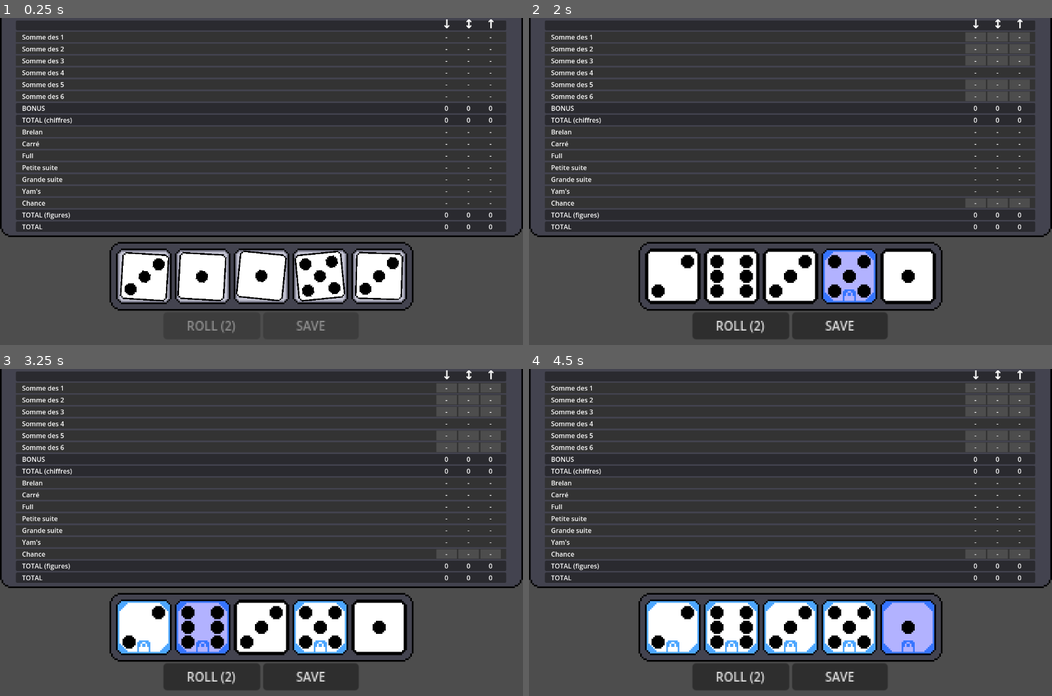
Above: before the commit, frames 1-4 (two rows, left to right).
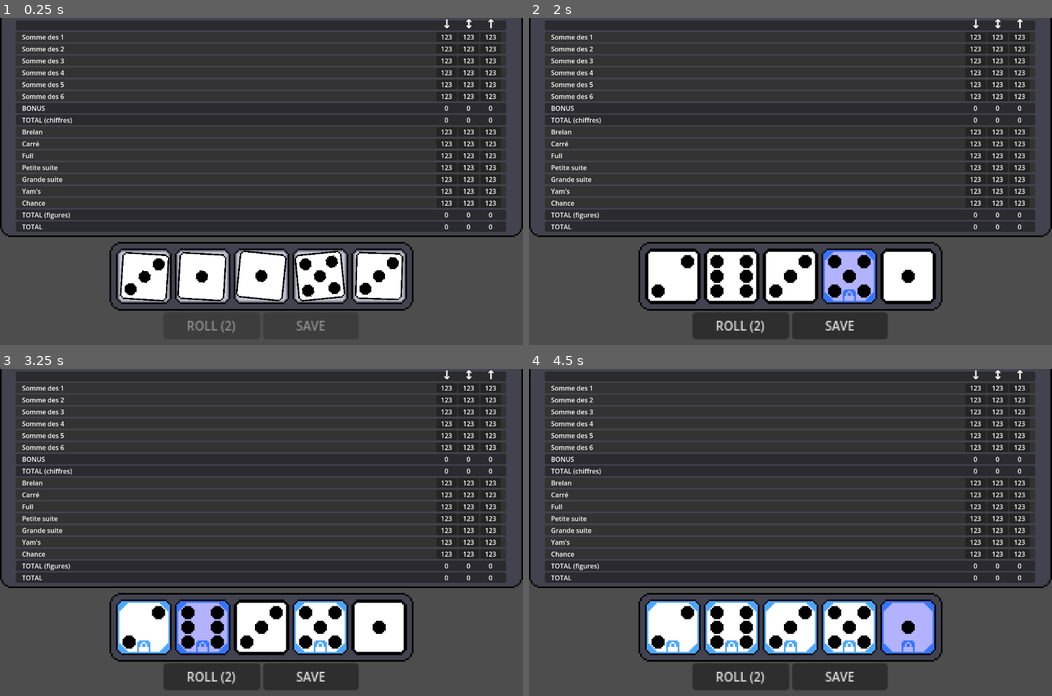
Above: after the commit, the same moments.

Repository: MicCode/yamsatro
Game: Godot game, scene res://main/main.tscn
Two runs of this game, one before a commit and one after it. Both use one fixed random seed, a clock stepped at 60 frames per second and the inputs below.
Inputs (mouse positions are in pixels of both pictures, inside the frame that each line leads up to):
- Up to frame 1 (0.25 s): no input
- Up to frame 2 (2 s): move the mouse to (973, 37) at 0.52 s; click (973, 37) at 0.67 s; click (848, 276) at 1.25 s
- Up to frame 3 (3.25 s): click (146, 627) at 2 s; click (203, 627) at 2.75 s
- Up to frame 4 (4.5 s): click (790, 627) at 3.5 s; click (905, 627) at 4.25 s

The runs differ from the first frame. In frame 1, 0.6% of the frame differs, in the area x 84-95%, y 5-58%; in frame 2, 2.2%, in the area x 83-96%, y 4-58%; in frame 3, 2.2%; in frame 4, 2.2%.
Error after the commit: Parse Error: Used space character for indentation instead of tab as used before in the file. (res://score_cell.gd:41)

Commit message:
fix score cell state transitions

Diff:
--- a/score_cell.gd
+++ b/score_cell.gd
@@ -39,17 +39,17 @@
 	update_state()
 
 func update_state():
-	if is_hovered:
-		if is_selectable:
-			state = States.SELECTABLE_HOVERED
-		else:
-			state = States.SELECTABLE
-	else:
-		if is_selectable:
-			state = States.NEUTRAL_HOVERED
-		else:
-			state = States.NEUTRAL
-	change_visual_state()
+        if is_selectable:
+                if is_hovered:
+                        state = States.SELECTABLE_HOVERED
+                else:
+                        state = States.SELECTABLE
+        else:
+                if is_hovered:
+                        state = States.NEUTRAL_HOVERED
+                else:
+                        state = States.NEUTRAL
+        change_visual_state()
 
 func change_visual_state():
 	match state:
